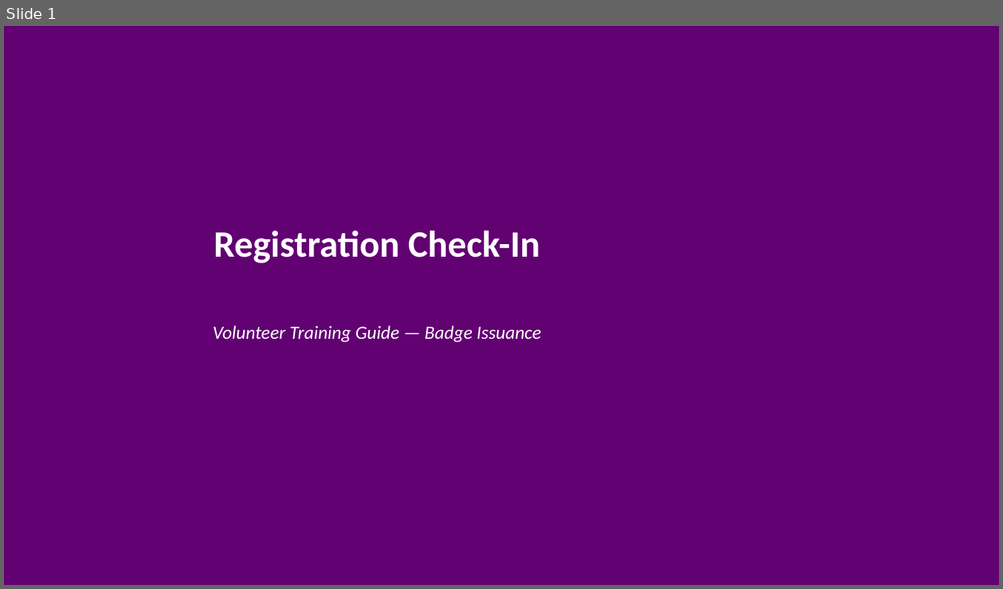
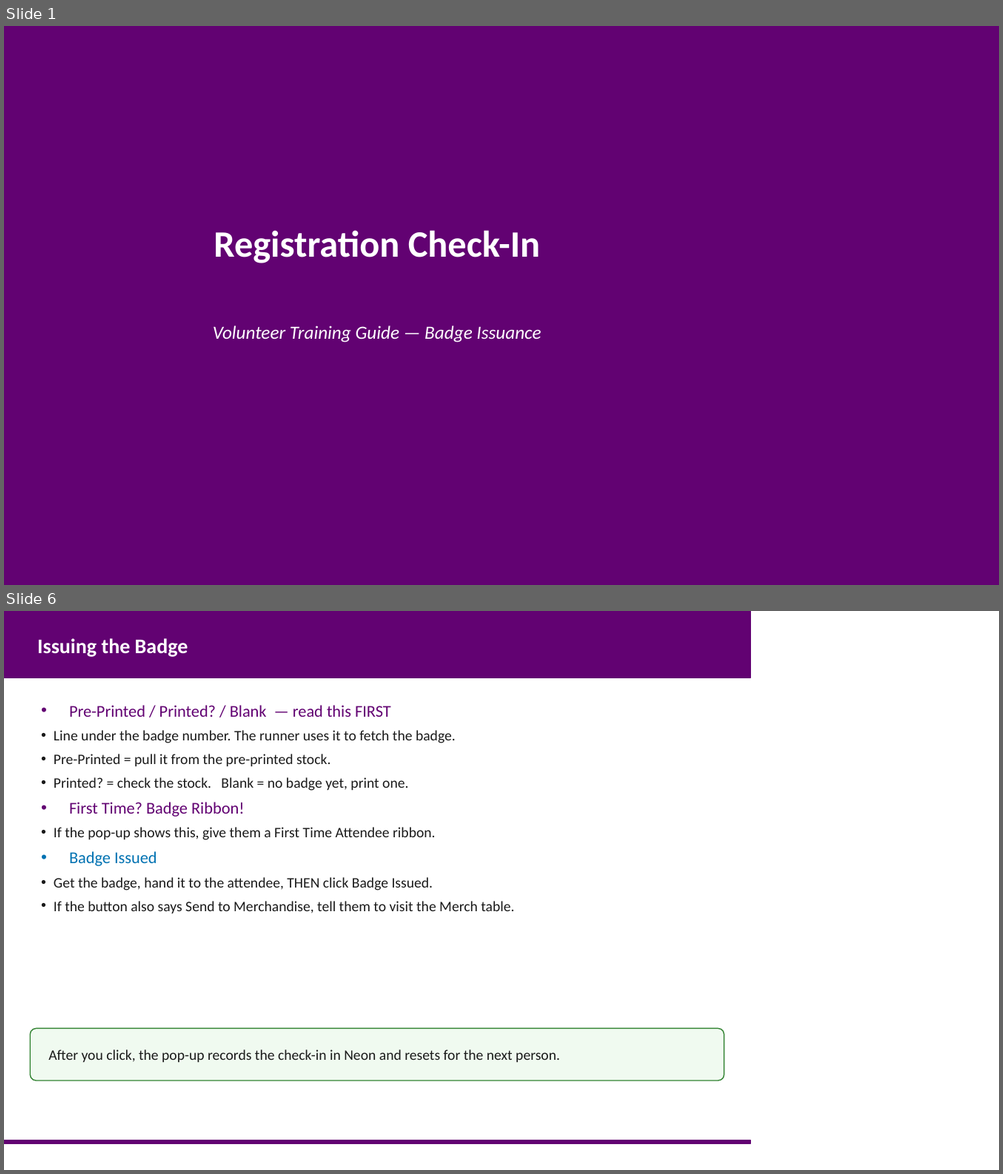
Before and after one commit to marks-lolcode/reg-plugin, a slide deck: TRAINING/reg-checkin.pptx. Shown one above the other, each under a label of ours: slide 1 before the commit, slides 1 and 6 after it; the slides between them are not shown. The pictures are 1003x589 and 1003x1174 pixels, drawn with LibreOffice and Linux fonts; fonts in the diff are those of the drawing. Boxes give left, top, right and bottom in pixels: in the first picture for what was removed or moved away, otherwise in the second. Text is boxed around its words. In the diff, an @@ line names an element or a change of style, - is before the commit and + after.

```diff
--- a/TRAINING/reg-checkin.pptx
+++ b/TRAINING/reg-checkin.pptx
@@ slide 6 added at [4, 611, 999, 1170], background #FFFFFF @@
@@ rectangle added at [4, 611, 750, 678], fill #620272, outline #620272 1 pt @@
@@ text added at [37, 638, 188, 657], 20 pt, text #FFFFFF, bold @@
+Issuing the Badge
@@ text added at [54, 705, 514, 914], 14 pt, text #1A1A1A @@
+• Pre-Printed / Printed? / Blank — read this FIRST
+• Line under the badge number. The runner uses it to fetch the badge.
+• Pre-Printed = pull it from the pre-printed stock.
+• Printed? = check the stock. Blank = no badge yet, print one.
+• First Time? Badge Ribbon!
+• If the pop-up shows this, give them a First Time Attendee ribbon.
+• Badge Issued
+• Get the badge, hand it to the attendee, THEN click Badge Issued.
+• If the button also says Send to Merchandise, tell them to visit the Merch table.
@@ rounded rectangle added at [30, 1029, 724, 1081], fill #F0FAF0, outline #328332 1 pt @@
@@ text added at [48, 1050, 560, 1062], 14 pt, text #1A1A1A @@
+After you click, the pop-up records the check-in in Neon and resets for the next person.
@@ rectangle added at [4, 1141, 750, 1145], fill #620272, outline #620272 1 pt @@
```
Also in this commit, not shown: 2 slides changed, 3 other slides added, 10 slides removed, 7 other files.
